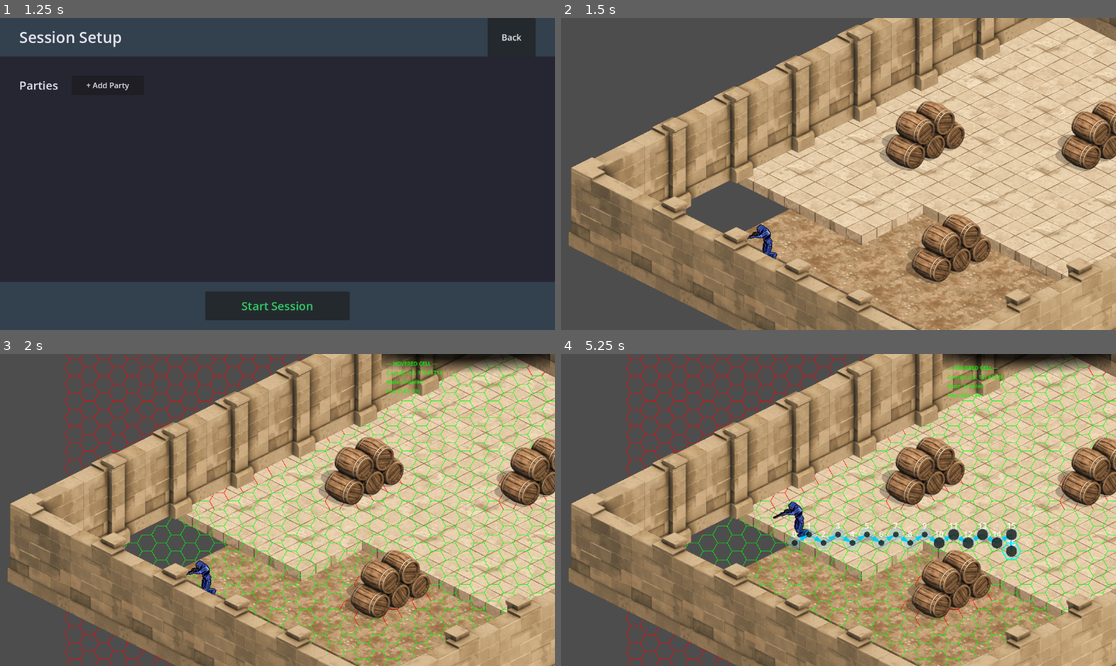
Above: before the commit, frames 1-4 (two rows, left to right).
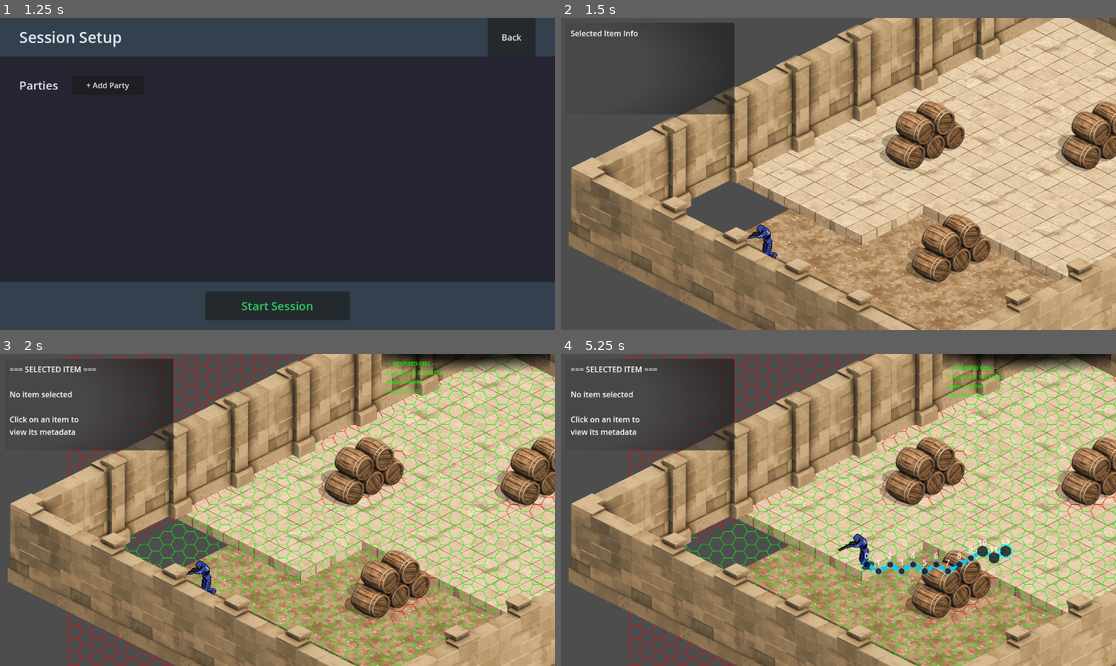
Above: after the commit, the same moments.

Repository: iolmstead23/robots-zombies-ghosts
Game: Godot game, scene res://Controllers/SessionController/UI/MainMenu.tscn
Same seed, same stepped clock (60 frames per second), same inputs: the game is played once before the commit and once after it.
Inputs (mouse positions are in pixels of both pictures, inside the frame that each line leads up to):
- Up to frame 1 (1.25 s): click "New Session" at 0.5 s
- Up to frame 2 (1.5 s): click "Start Session" at 1.25 s
- Up to frame 3 (2 s): no input
- Up to frame 4 (5.25 s): tap Enter (ui_accept) at 2, 2.27, 3.02, 4.52 s; move the mouse to (960, 494) at 2.02 s; tap R at 2.1, 4.35 s; click (960, 494) at 2.17 s; move the mouse to (727, 525) at 2.77 s; tap C at 2.85, 5.1 s; click (727, 525) at 2.92 s; move the mouse to (894, 441) at 3.52 s; tap E at 3.6 s; click (894, 441) at 3.67 s; move the mouse to (810, 572) at 4.27 s; click (810, 572) at 4.42 s; move the mouse to (1005, 556) at 5.02 s; click (1005, 556) at 5.17 s

Frame 1 is identical in both runs. In frame 2, 1.8% of the frame differs, in the area x 1-32%, y 1-31%; in frame 3, 12%; in frame 4, 15%, in the area x 1-100%, y 0-100%.

Commit message:
RGZ-53 create ui overlay

Diff:
--- a/Controllers/SessionController/Core/session_controller.gd
+++ b/Controllers/SessionController/Core/session_controller.gd
@@ -9,6 +9,7 @@
 const HexGridControllerScript = preload("res://Controllers/HexGridController/Core/hex_grid_controller.gd")
 const NavigationControllerScript = preload("res://Controllers/NavigationController/Core/navigation_controller.gd")
 const DebugControllerScript = preload("res://Controllers/DebugController/Core/debug_controller.gd")
+const UIControllerScript = preload("res://Controllers/UIController/Core/ui_controller.gd")
 
 # ============================================================================
 # SIGNALS - Session Lifecycle
@@ -48,6 +49,7 @@
 var hex_grid_controller  # HexGridController instance
 var navigation_controller  # NavigationController instance
 var debug_controller  # DebugController instance
+var ui_controller  # UIController instance
 
 # ============================================================================
 # SESSION STATE
@@ -107,6 +109,12 @@
 	add_child(debug_controller)
 	print("    ✓ DebugController created")
 
+	print("  Creating UIController...")
+	ui_controller = UIControllerScript.new()
+	ui_controller.name = "UIController"
+	add_child(ui_controller)
+	print("    ✓ UIController created")
+
 func _connect_controller_signals() -> void:
 	# ========================================================================
 	# HexGridController Signals
@@ -139,6 +147,12 @@
 	# ========================================================================
 	debug_controller.debug_visibility_changed.connect(_on_debug_visibility_changed)
 	debug_controller.debug_info_updated.connect(_on_debug_info_updated)
+
+	# ========================================================================
+	# UIController Signals
+	# ========================================================================
+	ui_controller.ui_visibility_changed.connect(_on_ui_visibility_changed)
+	ui_controller.selected_item_changed.connect(_on_selected_item_changed)
 
 # ============================================================================
 # SESSION MANAGEMENT
@@ -372,6 +386,21 @@
 	pass
 
 # ============================================================================
+# EVENT HANDLERS - UIController
+# ============================================================================
+
+func _on_ui_visibility_changed(visible: bool) -> void:
+	if OS.is_debug_build():
+		print("SessionController: UI overlay %s" % ("shown" if visible else "hidden"))
+
+func _on_selected_item_changed(item_data: Dictionary) -> void:
+	if OS.is_debug_build() and item_data.get("has_selection", false):
+		print("SessionController: Selected item changed - %s (%s)" % [
+			item_data.get("item_name", "Unknown"),
+			item_data.get("item_type", "Unknown")
+		])
+
+# ============================================================================
 # INPUT HANDLING
 # ============================================================================
 
@@ -419,6 +448,9 @@
 
 func get_debug_controller():  # Returns DebugController
 	return debug_controller
+
+func get_ui_controller():  # Returns UIController
+	return ui_controller
 
 # ============================================================================
 # PUBLIC API - Convenience Methods (emit signals to controllers)
@@ -487,6 +519,7 @@
 	print("  ✓ HexGridController")
 	print("  ✓ NavigationController")
 	print("  ✓ DebugController")
+	print("  ✓ UIController")
 	print("\nGrid Configuration:")
 	print("  Dimensions: %dx%d" % [grid_width, grid_height])
 	print("  Hex Size: %.1f" % hex_size)
--- /dev/null
+++ b/Controllers/UIController/Core/ui_controller.gd
@@ -0,0 +1,125 @@
+class_name UIController
+extends Node
+
+## Manages UI overlay for user feedback
+## Communicates exclusively through signals - no direct dependencies on other features
+## Distinction: DebugController is for developer feedback, UIController is for user feedback
+
+# ============================================================================
+# SIGNALS - Public API
+# ============================================================================
+
+## Emitted when UI visibility changes
+signal ui_visibility_changed(visible: bool)
+
+## Emitted when selected item changes
+signal selected_item_changed(item_data: Dictionary)
+
+# ============================================================================
+# SIGNALS - Commands (Received from SessionController or other features)
+# ============================================================================
+
+## Request to show/hide UI overlay
+signal set_ui_visibility_requested(visible: bool)
+
+## Request to update selected item metadata
+signal update_selected_item_requested(item_data: Dictionary)
+
+## Request to clear selected item
+signal clear_selected_item_requested()
+
+# ============================================================================
+# SIGNALS - State Updates (Received from SessionController)
+# ============================================================================
+
+## Receive session state updates
+signal on_session_state_changed(state_data: Dictionary)
+
+## Receive grid state updates
+signal on_grid_state_changed(grid_data: Dictionary)
+
+# ============================================================================
+# STATE
+# ============================================================================
+
+var ui_visible: bool = true  # UI overlay is always visible (unlike debug overlay)
+var selected_item_data: Dictionary = {}
+
+# ============================================================================
+# LIFECYCLE
+# ============================================================================
+
+func _ready():
+	# Initialize selected item data
+	selected_item_data = {
+		"has_selection": false,
+		"item_type": "",
+		"item_name": "",
+		"metadata": {}
+	}
+
+	# Connect to own command signals
+	set_ui_visibility_requested.connect(_on_set_ui_visibility_requested)
+	update_selected_item_requested.connect(_on_update_selected_item_requested)
+	clear_selected_item_requested.connect(_on_clear_selected_item_requested)
+
+	# Connect to state update signals
+	on_session_state_changed.connect(_on_session_state_changed)
+	on_grid_state_changed.connect(_on_grid_state_changed)
+
+# ============================================================================
+# COMMAND HANDLERS
+# ============================================================================
+
+func _on_set_ui_visibility_requested(visible: bool):
+	set_ui_visibility(visible)
+
+func _on_update_selected_item_requested(item_data: Dictionary):
+	update_selected_item(item_data)
+
+func _on_clear_selected_item_requested():
+	clear_selected_item()
+
+# ============================================================================
+# STATE UPDATE HANDLERS
+# ============================================================================
+
+func _on_session_state_changed(_state_data: Dictionary):
+	# Handle session state changes if needed
+	pass
+
+func _on_grid_state_changed(_grid_data: Dictionary):
+	# Handle grid state changes if needed
+	pass
+
+# ============================================================================
+# PUBLIC API (called internally via signals)
+# ============================================================================
+
+func set_ui_visibility(visible: bool):
+	ui_visible = visible
+	ui_visibility_changed.emit(ui_visible)
+
+func update_selected_item(item_data: Dictionary):
+	"""Update the selected item with new metadata"""
+	selected_item_data = item_data.duplicate()
+	selected_item_data["has_selection"] = true
+	selected_item_changed.emit(selected_item_data)
+
+func clear_selected_item():
+	"""Clear the current selection"""
+	selected_item_data = {
+		"has_selection": false,
+		"item_type": "",
+		"item_name": "",
+		"metadata": {}
+	}
+	selected_item_changed.emit(selected_item_data)
+
+func get_selected_item() -> Dictionary:
+	"""Get the currently selected item data"""
+	return selected_item_data.duplicate()
+
+func has_selection() -> bool:
+	"""Check if there is a current selection"""
+	return selected_item_data.get("has_selection", false)
--- /dev/null
+++ b/Controllers/UIController/UIOverlay/metadata_display.gd
@@ -0,0 +1,116 @@
+extends CanvasLayer
+
+## Metadata Display UI - User Feedback Overlay
+## Displays metadata about the selected item in the game
+## Always visible, positioned in top-left corner with gray background
+
+# Reference to UI elements
+@onready var control: Control = $Control
+@onready var label: Label = $Control/Panel/MarginContainer/VBoxContainer/Label
+
+# Reference to controllers (will be set in _ready)
+var session_controller = null
+var ui_controller = null
+
+func _ready():
+	# Set the layer to ensure highest z-index
+	layer = 100
+
+	# Find SessionController in the scene
+	var root = get_tree().root
+	session_controller = _find_session_controller(root)
+
+	if not session_controller:
+		push_warning("MetadataDisplay: SessionController not found in scene")
+		visible = false
+		return
+
+	# Wait for session initialization
+	if not session_controller.is_session_active():
+		await session_controller.session_initialized
+
+	# Get the UI controller
+	ui_controller = session_controller.get_ui_controller()
+	if not ui_controller:
+		push_warning("MetadataDisplay: UIController not found")
+		visible = false
+		return
+
+	# Connect to UIController signals
+	ui_controller.ui_visibility_changed.connect(_on_ui_visibility_changed)
+	ui_controller.selected_item_changed.connect(_on_selected_item_changed)
+
+	# Initialize visibility (always visible for user feedback)
+	visible = ui_controller.ui_visible
+
+	# Initialize with current selected item data
+	_update_display()
+
+func _find_session_controller(node: Node):
+	"""Recursively search for SessionController in the scene tree"""
+	# Check if this node has the class_name "SessionController"
+	if node.get_script() and node.get_script().get_global_name() == "SessionController":
+		return node
+
+	for child in node.get_children():
+		var result = _find_session_controller(child)
+		if result:
+			return result
+
+	return null
+
+func _on_ui_visibility_changed(should_be_visible: bool):
+	visible = should_be_visible
+	if should_be_visible:
+		_update_display()
+
+func _on_selected_item_changed(_item_data: Dictionary):
+	_update_display()
+
+func _update_display():
+	if not ui_controller:
+		return
+
+	var item_data = ui_controller.get_selected_item()
+	var lines: Array[String] = []
+
+	# Header
+	lines.append("=== SELECTED ITEM ===")
+	lines.append("")
+
+	if item_data.get("has_selection", false):
+		# Item Type
+		var item_type = item_data.get("item_type", "Unknown")
+		if item_type:
+			lines.append("Type: %s" % item_type)
+
+		# Item Name
+		var item_name = item_data.get("item_name", "Unnamed")
+		if item_name:
+			lines.append("Name: %s" % item_name)
+
+		# Metadata section
+		var metadata = item_data.get("metadata", {})
+		if metadata.size() > 0:
+			lines.append("")
+			lines.append("--- METADATA ---")
+			for key in metadata:
+				var value = metadata[key]
+				# Format different types appropriately
+				if value is Vector2:
+					lines.append("%s: (%.1f, %.1f)" % [key, value.x, value.y])
+				elif value is Vector2i:
+					lines.append("%s: (%d, %d)" % [key, value.x, value.y])
+				elif value is bool:
+					lines.append("%s: %s" % [key, "Yes" if value else "No"])
+				elif value is float:
+					lines.append("%s: %.2f" % [key, value])
+				else:
+					lines.append("%s: %s" % [key, str(value)])
+	else:
+		lines.append("No item selected")
+		lines.append("")
+		lines.append("Click on an item to")
+		lines.append("view its metadata")
+
+	label.text = "\n".join(lines)
--- /dev/null
+++ b/Controllers/UIController/UIOverlay/metadata_display.tscn
@@ -0,0 +1,81 @@
+[gd_scene load_steps=4 format=4 uid="uid://dqm8uf5n1yqvw"]
+
+[ext_resource type="Script" path="res://Controllers/UIController/UIOverlay/metadata_display.gd" id="1_1"]
+
+[sub_resource type="Gradient" id="Gradient_1"]
+offsets = PackedFloat32Array(0, 0.5, 1)
+colors = PackedColorArray(0.3, 0.3, 0.3, 0.85, 0.3, 0.3, 0.3, 0.85, 0.3, 0.3, 0.3, 0)
+
+[sub_resource type="GradientTexture2D" id="GradientTexture2D_1"]
+gradient = SubResource("Gradient_1")
+fill = 1
+fill_from = Vector2(0, 0.5)
+fill_to = Vector2(1, 0.5)
+
+[node name="MetadataDisplay" type="CanvasLayer"]
+layer = 100
+script = ExtResource("1_1")
+
+[node name="Control" type="Control" parent="."]
+layout_mode = 3
+anchors_preset = 0
+anchor_left = 0.0
+anchor_top = 0.0
+anchor_right = 0.0
+anchor_bottom = 0.0
+offset_left = 10.0
+offset_top = 10.0
+offset_right = 360.0
+offset_bottom = 200.0
+grow_horizontal = 1
+grow_vertical = 1
+
+[node name="Panel" type="Panel" parent="Control"]
+layout_mode = 1
+anchors_preset = 15
+anchor_right = 1.0
+anchor_bottom = 1.0
+grow_horizontal = 2
+grow_vertical = 2
+
+[node name="GradientBackground" type="TextureRect" parent="Control/Panel"]
+layout_mode = 1
+anchors_preset = 15
+anchor_right = 1.0
+anchor_bottom = 1.0
+grow_horizontal = 2
+grow_vertical = 2
+texture = SubResource("GradientTexture2D_1")
+
+[node name="Border" type="ReferenceRect" parent="Control/Panel"]
+layout_mode = 1
+anchors_preset = 15
+anchor_right = 1.0
+anchor_bottom = 1.0
+grow_horizontal = 2
+grow_vertical = 2
+border_color = Color(0.5, 0.5, 0.5, 1)
+border_width = 2.0
+
+[node name="MarginContainer" type="MarginContainer" parent="Control/Panel"]
+layout_mode = 1
+anchors_preset = 15
+anchor_right = 1.0
+anchor_bottom = 1.0
+grow_horizontal = 2
+grow_vertical = 2
+theme_override_constants/margin_left = 10
+theme_override_constants/margin_top = 10
+theme_override_constants/margin_right = 10
+theme_override_constants/margin_bottom = 10
+
+[node name="VBoxContainer" type="VBoxContainer" parent="Control/Panel/MarginContainer"]
+layout_mode = 2
+
+[node name="Label" type="Label" parent="Control/Panel/MarginContainer/VBoxContainer"]
+layout_mode = 2
+theme_override_colors/font_color = Color(1, 1, 1, 1)
+theme_override_font_sizes/font_size = 16
+text = "Selected Item Info"
+vertical_alignment = 0
+autowrap_mode = 2
--- a/main.tscn
+++ b/main.tscn
@@ -8,6 +8,7 @@
 [ext_resource type="Texture2D" uid="uid://dq3cucr1dt6m3" path="res://Environment/Walls/Stone/stone_wall.png" id="5_lquwl"]
 [ext_resource type="Texture2D" uid="uid://ip7dwcpdpdgy" path="res://Environment/Dungeon Objects/Breakable/barrelsStacked_W.png" id="7_5vw27"]
 [ext_resource type="Script" uid="uid://8xlw2qfjncsq" path="res://Controllers/SessionController/Core/session_controller.gd" id="7_272bh"]
+[ext_resource type="PackedScene" uid="uid://dqm8uf5n1yqvw" path="res://Controllers/UIController/UIOverlay/metadata_display.tscn" id="9_metadata"]
 
 [sub_resource type="TileSetAtlasSource" id="TileSetAtlasSource_4c57u"]
 texture = ExtResource("4_kek77")
@@ -1322,7 +1323,7 @@
 script = ExtResource("7_272bh")
 grid_width = 100
 grid_height = 100
-hex_size = 20.0
+hex_size = 16.0
 navigation_region = NodePath("../NavigationRegion2D")
 debug_mode = true
 robot = NodePath("../Robot Player")
@@ -1396,3 +1397,5 @@
 position = Vector2(0, 1)
 tile_map_data = PackedByteArray("AAABAPn/AAAFAAAAAAD///r/AAAFAAAAAAD9//v/AAAFAAAAAAD7//z/AAABAAAAAAD9//3/AAAGAAAAAAD/// …(304 unchanged characters)…
 tile_set = SubResource("TileSet_272bh")
+
+[node name="MetadataDisplay" parent="." instance=ExtResource("9_metadata")]
Not shown, added: Controllers/UIController/Core/ui_controller.gd.uid
Not shown, added: Controllers/UIController/UIOverlay/metadata_display.gd.uid
Not shown: 1 places in main.tscn that only renumber resources
